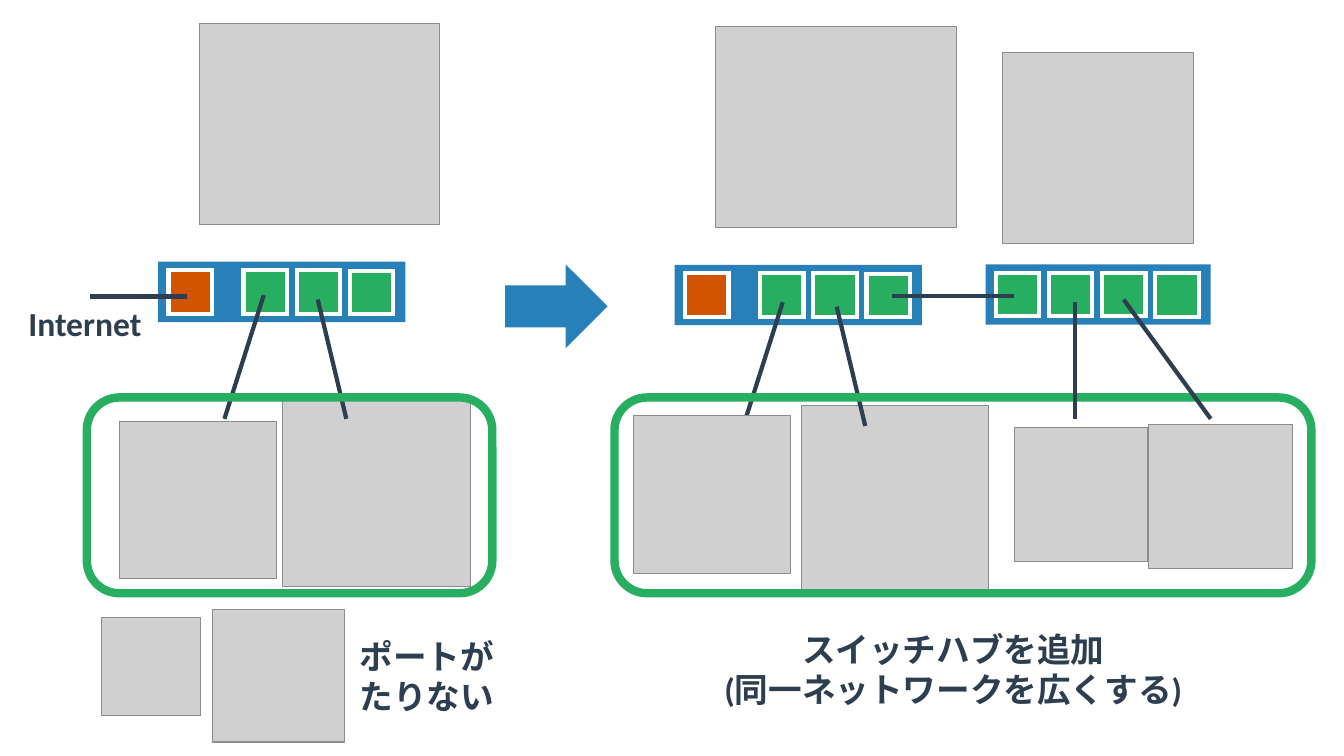
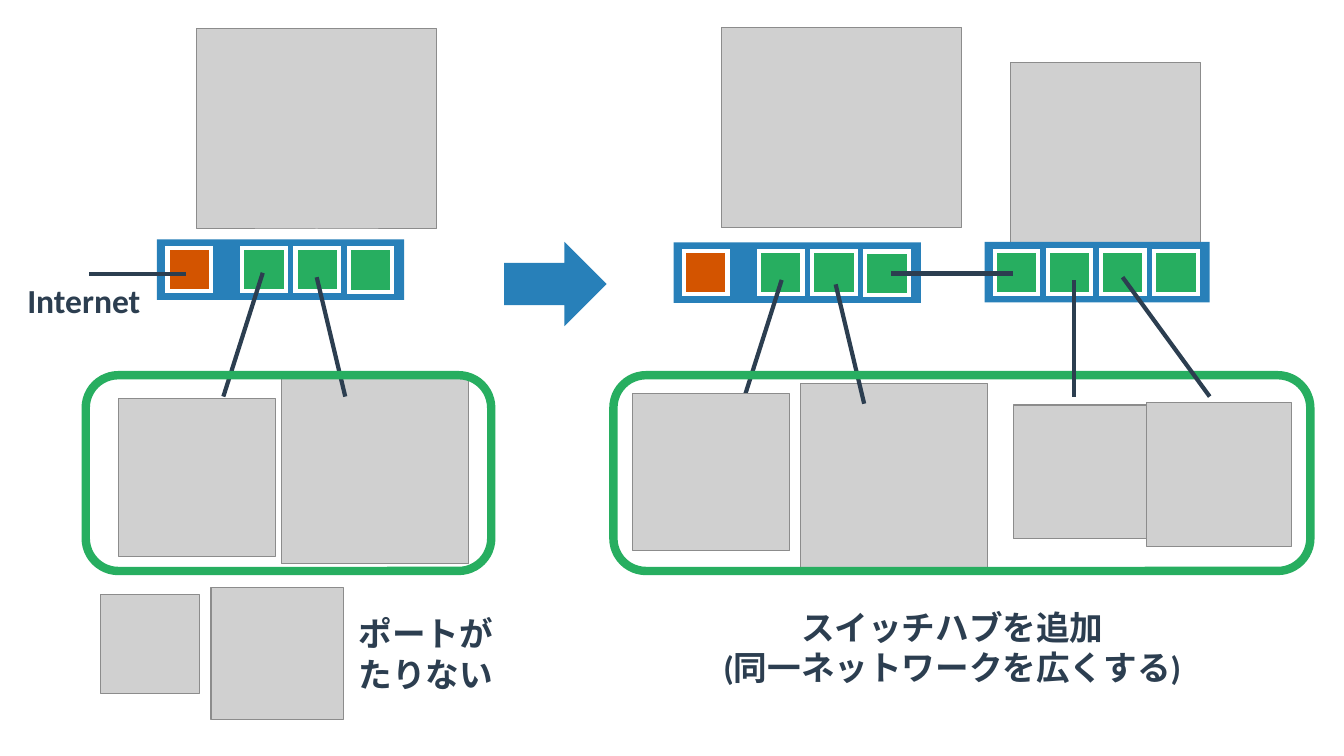
Before and after one commit to yuichi110/www.yuichi.com-network, a slide deck: slide 2 of slides/0010.pptx. Drawn at 1344x756 pixels with LibreOffice and Linux fonts; fonts in the diff are those of the drawing; grey boxes stand for pictures. Boxes give left, top, right and bottom in pixels: in the first picture for what was removed or moved away, otherwise in the second. Text is boxed around its words. In the diff, an @@ line names an element or a change of style, - is before the commit and + after.

```diff
--- a/slides/0010.pptx
+++ b/slides/0010.pptx
@@ picture: place and size @@
-picture at box(200, 23, 441, 224)
+picture at box(197, 28, 438, 229)
@@ picture: place and size @@
-picture at box(716, 26, 957, 227)
+picture at box(721, 27, 962, 228)
@@ picture: place and size @@
-picture at box(1003, 52, 1194, 243)
+picture at box(1010, 63, 1201, 253)
@@ 4 rectangles, 2 lines, 1 text: place and size @@
-4 rectangles, 2 lines, 1 text at box(350, 271, 1145, 711)
+4 rectangles, 2 lines, 1 text at box(349, 248, 1144, 689)
@@ 11 rectangles, 8 pictures, 6 lines, 2 texts, 2 rounded rectangles, 1 right arrow: place and size @@
-11 rectangles, 8 pictures, 6 lines, 2 texts, 2 rounded rectangles, 1 right arrow at box(28, 262, 1312, 742)
+11 rectangles, 8 pictures, 6 lines, 2 texts, 2 rounded rectangles, 1 right arrow at box(27, 240, 1311, 720)
```
Also in this commit, not shown: 4 other slides changed, 29 other files.
